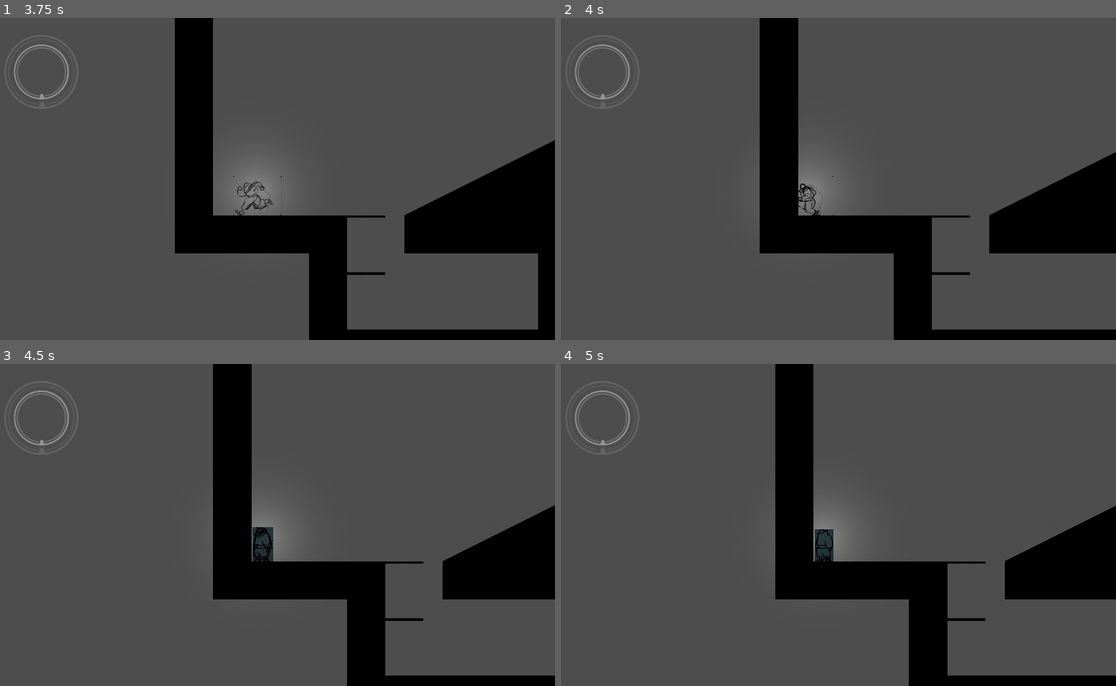
Above: before the commit, frames 1-4 (two rows, left to right).
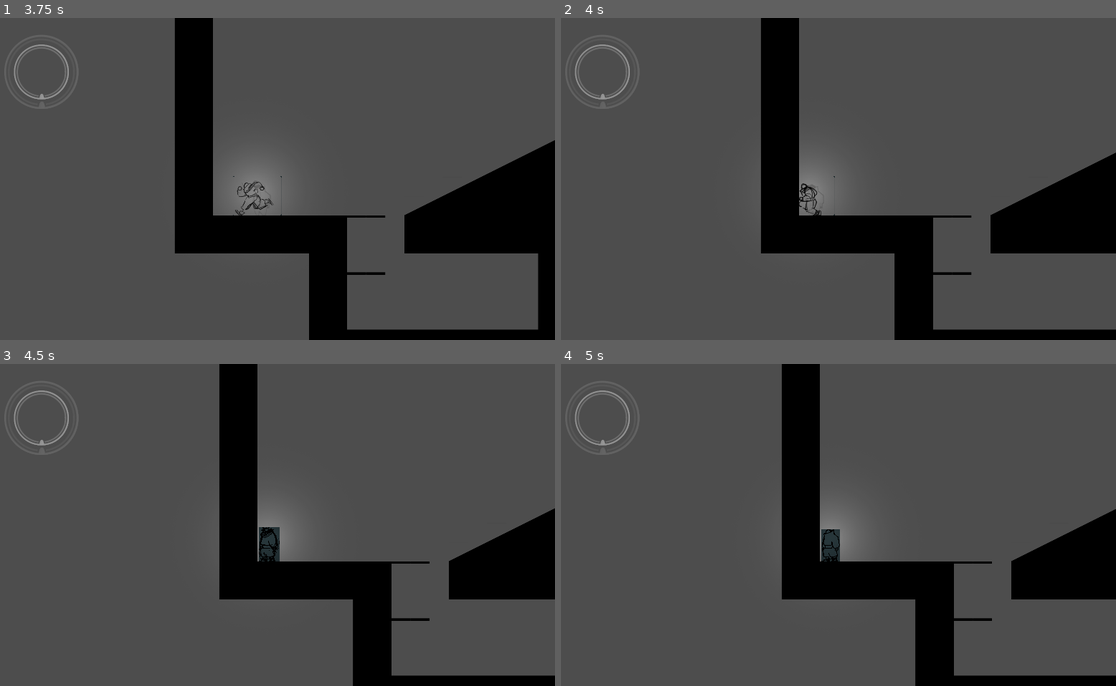
Above: after the commit, the same moments.

Repository: Lukko-Digital/upwell
Game: Godot game, scene res://src/levels/sandbox.tscn
Same seed, same stepped clock (60 frames per second), same inputs: the game is played once before the commit and once after it.
Inputs (mouse positions are in pixels of both pictures, inside the frame that each line leads up to):
- Up to frame 1 (3.75 s): move the mouse to (238, 243) at 0.52 s; hold D (right) 0.53-1.25 s; hold E (interact) 0.53-1.25 s; click (238, 243) at 0.67 s; tap Space (jump) at 0.77 s; drag from (438, 227) to (294, 172) at 1.27 s; move the mouse to (94, 130) at 2.02 s; press the mouse at (94, 130) at 2.03 s; hold A (left) 2.03-2.75 s; release the mouse at (94, 130) at 2.75 s; drag from (294, 179) to (94, 130) at 2.77 s; move the mouse to (183, 98) at 3.52 s; hold A (left) from 3.53 s (still down); hold Shift (orbit) from 3.53 s (still down)
- Up to frame 2 (4 s): keep holding A (left); keep holding Shift (orbit); tap Space (jump) at 3.77 s
- Up to frame 3 (4.5 s): release A (left) at 4.25 s; release Shift (orbit) at 4.25 s; drag from (394, 508) to (183, 444) at 4.27 s
- Up to frame 4 (5 s): no input

Frame 1 is identical in both runs. In frame 2, 0.6% of the frame differs, in the area x 35-100%, y 0-100%; in frame 3, 2.8%; in frame 4, 2.8%, in the area x 38-100%, y 0-100%.

Commit message:
create get ray collision helper, and larger handle limits function

Diff:
--- a/src/player/main_camera.gd
+++ b/src/player/main_camera.gd
@@ -11,6 +11,7 @@
 	MAP_ZOOM_SPEED = 3.0,
 	MAP_TRANSLATE_SPEED = 6.0,
 }
+const LIMIT_DEFAULT = 10000000
 
 @export var player: Player
 
@@ -35,7 +36,7 @@
 
 func _process(delta):
 	handle_focus(delta)
-	handle_camera_track()
+	handle_limits()
 	handle_follow_player(delta)
 	handle_shake()
 	handle_particle_tracking()
@@ -53,13 +54,36 @@
 	if abs(player.position.x - position.x) > CAMERA.MAP_EXIT_DISTANCE:
 		Global.set_camera_focus.emit(null)
 
-## Raycast for [CameraTrack], set top and bottom bounds accordingly
-func handle_camera_track():
+## Checks for train tracks, bounds and point focuses and sets limits accordingly.
+func handle_limits():
+	reset_limits()
+	var tracking = handle_camera_track()
+
+func reset_limits():
+	limit_top = -LIMIT_DEFAULT
+	limit_bottom = LIMIT_DEFAULT
+	limit_left = -LIMIT_DEFAULT
+	limit_right = LIMIT_DEFAULT
+
+## Raycast for [CameraTrack], if found, set top and bottom limits.
+## Returns true if a [CameraTrack] is found, otherwise false
+func handle_camera_track() -> bool:
 	for ray in [up_ray, down_ray]:
-		if ray.get_collider() is CameraTrack:
-			var col_point = ray.get_collision_point()
+		# if ray.get_collider() is CameraTrack:
+		# 	var col_point = ray.get_collision_point()
+		var col_point = get_ray_collision(ray, CameraTrack)
+		if col_point != null:
 			limit_bottom = col_point.y + viewport_size.y / 2 + 2
 			limit_top = col_point.y - viewport_size.y / 2 - 2
+			return true
+	return false
+
+## Checks if the collider of [ray] is of type [type], if so, returns the
+## collision point. Otherwise returns null.
+func get_ray_collision(ray: RayCast2D, type: Variant):
+	if is_instance_of(ray.get_collider(), type):
+		return ray.get_collision_point()
+	return null
 
 ## Set camera position to follow palyer. Also handles peeking, moving the
 ## camera up when the player presses [w]
